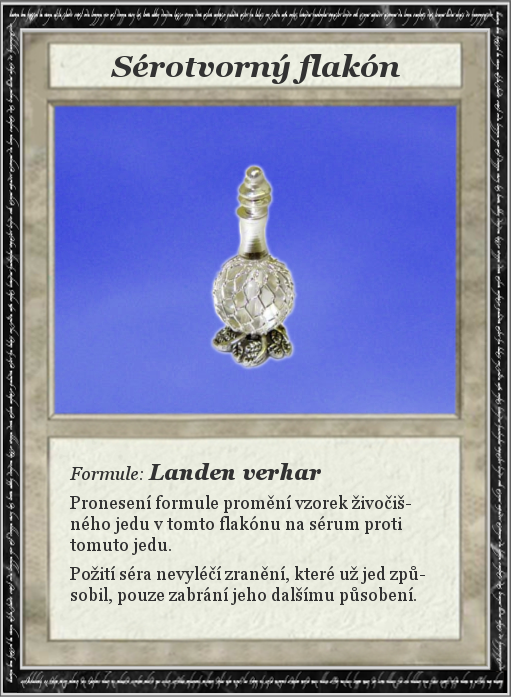
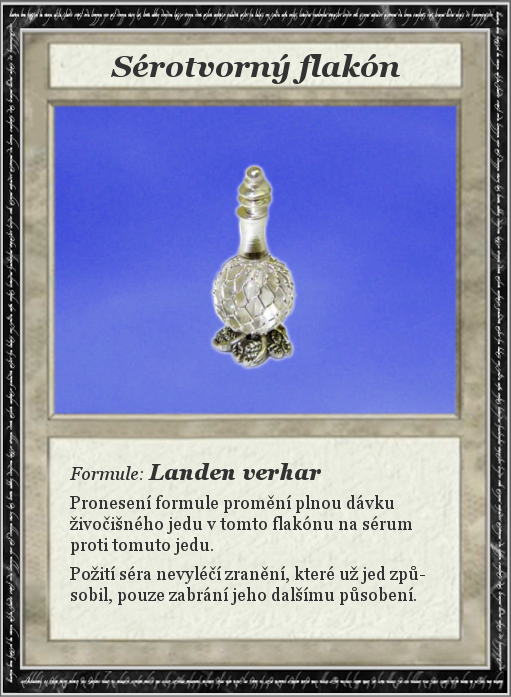
Comparing the layer stacks of the two 511x697 images. Changes:
painted on "Formule: Landen verhar ..." over left=70, top=495, right=412, bottom=555
